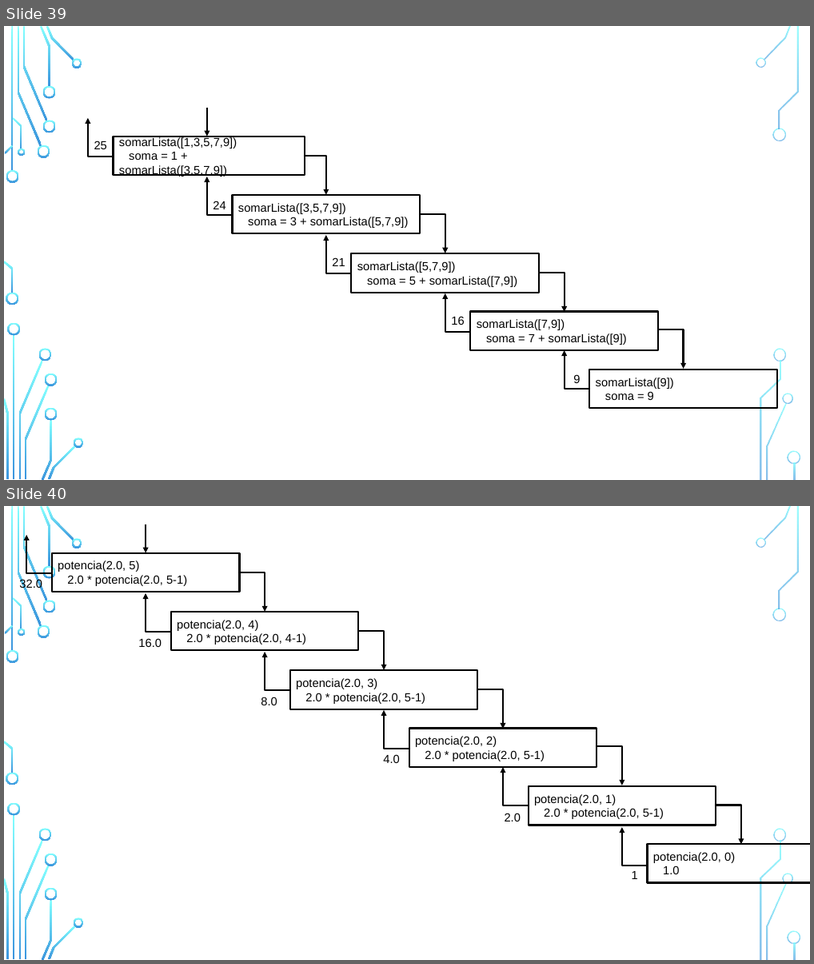
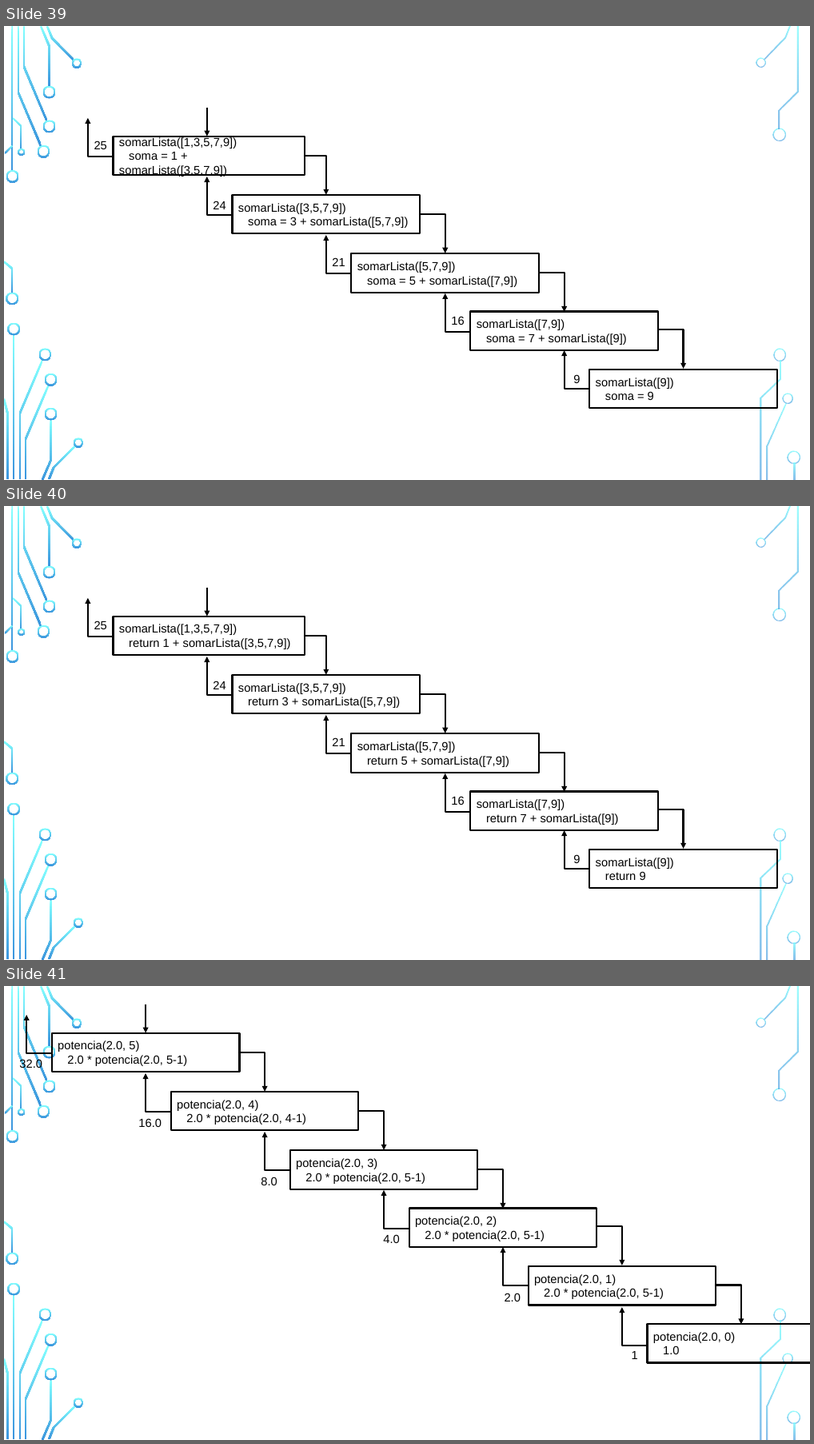
Before and after one commit to zz4fap/python-programming, a slide deck: figures/C126_figures.pptx. Shown one above the other, each under a label of ours: slides 39 and 40 before the commit, slides 39, 40 and 41 after it. The pictures are 814x964 and 814x1444 pixels, drawn with LibreOffice and Linux fonts; fonts in the diff are those of the drawing; background and template pictures are left out. Boxes give left, top, right and bottom in pixels: in the first picture for what was removed or moved away, otherwise in the second. Text is boxed around its words. In the diff, an @@ line names an element or a change of style, - is before the commit and + after.

```diff
--- a/figures/C126_figures.pptx
+++ b/figures/C126_figures.pptx
@@ slide 40 added at (4, 506, 810, 960), background picture (left out); not listed: 36 template elements that a slide beside it also shows @@
@@ group added at (88, 587, 778, 888): 9 elbow arrows, 5 rectangles, 5 texts, 1 arrow @@
+somarLista([1,3,5,7,9])
+return 1 + somarLista([3,5,7,9])
+somarLista([3,5,7,9])
+return 3 + somarLista([5,7,9])
+somarLista([5,7,9])
+return 5 + somarLista([7,9])
+somarLista([7,9])
+return 7 + somarLista([9])
+somarLista([9])
+return 9
+9
+16
+21
+24
+25
@@ what was slide 40 is now slide 41 @@
```
Also in this commit, not shown: 2 other files.
